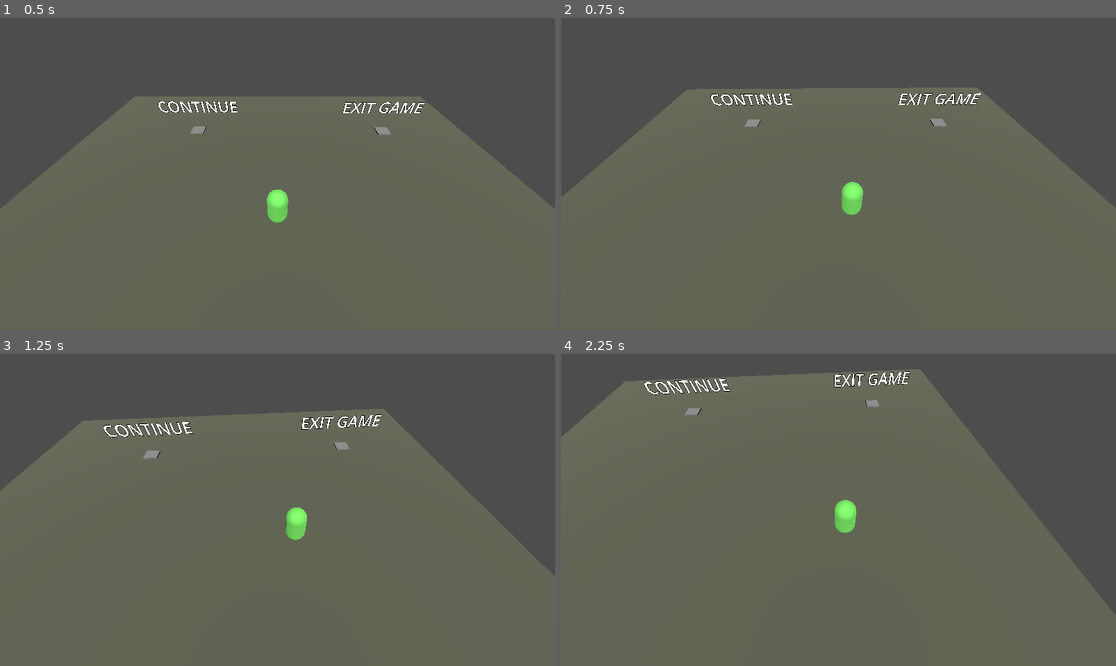
Above: before the commit, frames 1-4 (two rows, left to right).
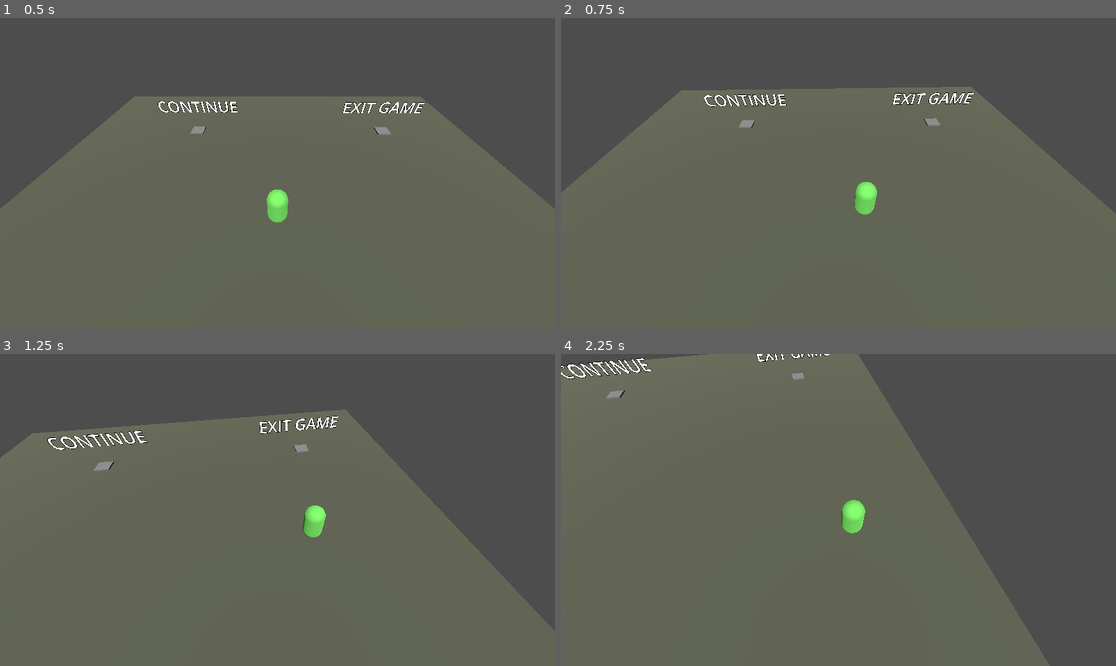
Above: after the commit, the same moments.

Repository: Grantimatter/godot-wild-jam-76
Game: Godot game, scene res://menu/menu.tscn
Two runs of this game, one before a commit and one after it. Both use one fixed random seed, a clock stepped at 60 frames per second and the inputs below.
Inputs:
- Up to frame 1 (0.5 s): no input
- Up to frame 2 (0.75 s): hold D (move_right) from 0.53 s (still down)
- Up to frame 3 (1.25 s): keep holding D (move_right)
- Up to frame 4 (2.25 s): release D (move_right) at 1.28 s; hold S (move_down) 1.28-2.03 s; hold D (move_right) from 2.03 s (still down)

Frame 1 is identical in both runs. In frame 2, 2.2% of the frame differs, in the area x 0-100%, y 22-64%; in frame 3, 8.6%; in frame 4, 11%, in the area x 0-100%, y 0-85%.

Commit message:
changed first level

Diff:
--- a/characters/player/player.gd
+++ b/characters/player/player.gd
@@ -12,7 +12,7 @@
 	call_deferred("_setup_camera")
 
 func _setup_camera() -> void:
-	camera.reparent(get_tree().root)
+	camera.reparent(get_parent())
 
 func _physics_process(delta: float) -> void:
 	# Add the gravity.
@@ -42,5 +42,5 @@
 func die(enemy: Enemy) -> void:
 	SignalBus.player_killed.emit()
 	died.emit()
-	$CameraBoom.reparent(get_tree().root)
+	$CameraBoom.reparent(get_parent())
 	queue_free()
--- a/menu/menu.tscn
+++ b/menu/menu.tscn
@@ -2,8 +2,8 @@
 
 [ext_resource type="PackedScene" uid="uid://fl2wycpfh0lb" path="res://characters/player/player.tscn" id="1_21v0t"]
 [ext_resource type="Script" path="res://menu/menu.gd" id="1_md0gm"]
-[ext_resource type="PackedScene" uid="uid://wu3fm34cfnrg" path="res://main.tscn" id="2_7qfvg"]
 [ext_resource type="PackedScene" uid="uid://bpw5c0xsx4jt8" path="res://physics/trigger_area.tscn" id="2_c23hx"]
+[ext_resource type="PackedScene" uid="uid://sajadtxh0aqa" path="res://levels/playground.tscn" id="2_ycprc"]
 
 [sub_resource type="StandardMaterial3D" id="StandardMaterial3D_lsdj0"]
 albedo_color = Color(0.376916, 0.390625, 0.320435, 1)
@@ -20,7 +20,7 @@
 
 [node name="Menu" type="Node"]
 script = ExtResource("1_md0gm")
-default_scene = ExtResource("2_7qfvg")
+default_scene = ExtResource("2_ycprc")
 
 [node name="DirectionalLight3D" type="DirectionalLight3D" parent="."]
 transform = Transform3D(1, 0, 0, 0, 0.508651, 0.860973, 0, -0.860973, 0.508651, 0, 7.27372, 9.03311)
@@ -37,9 +37,7 @@
 
 [node name="Player" parent="." instance=ExtResource("1_21v0t")]
 transform = Transform3D(1, 0, 0, 0, 1, 0, 0, 0, 1, 0, 1.50654, 0)
-
-[node name="Camera3D" type="Camera3D" parent="."]
-transform = Transform3D(1, 0, 0, 0, 0.866025, 0.5, 0, -0.5, 0.866025, 0, 6, 4)
+speed = 10.0
 
 [node name="Continue" parent="." instance=ExtResource("2_c23hx")]
 transform = Transform3D(1, 0, 0, 0, 1, 0, 0, 0, 1, -6.43378, 1.01338, -8.3768)
